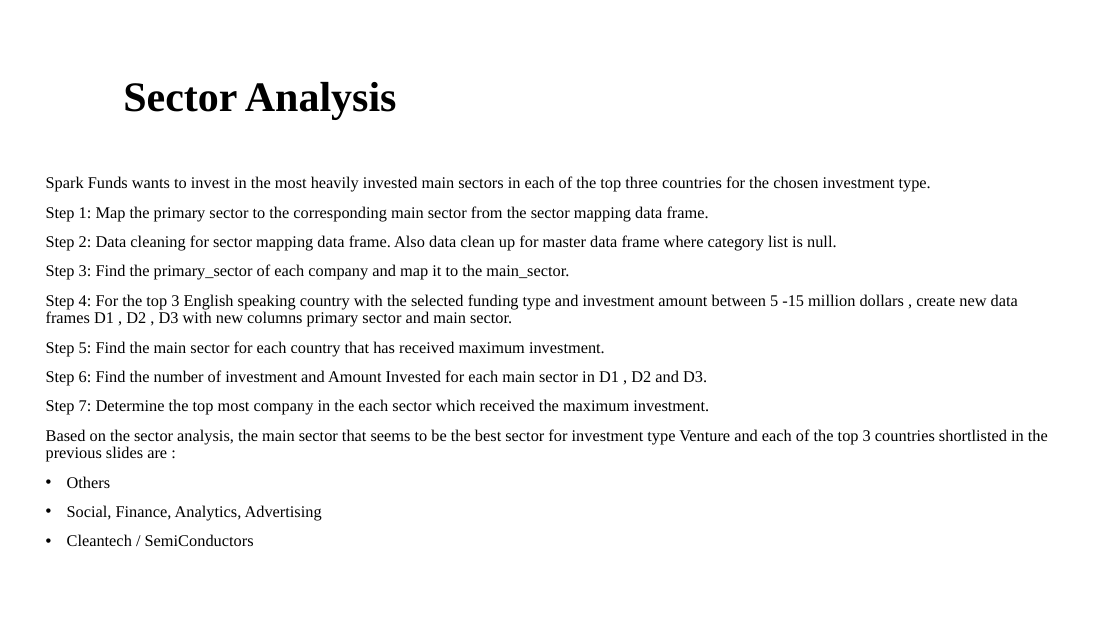
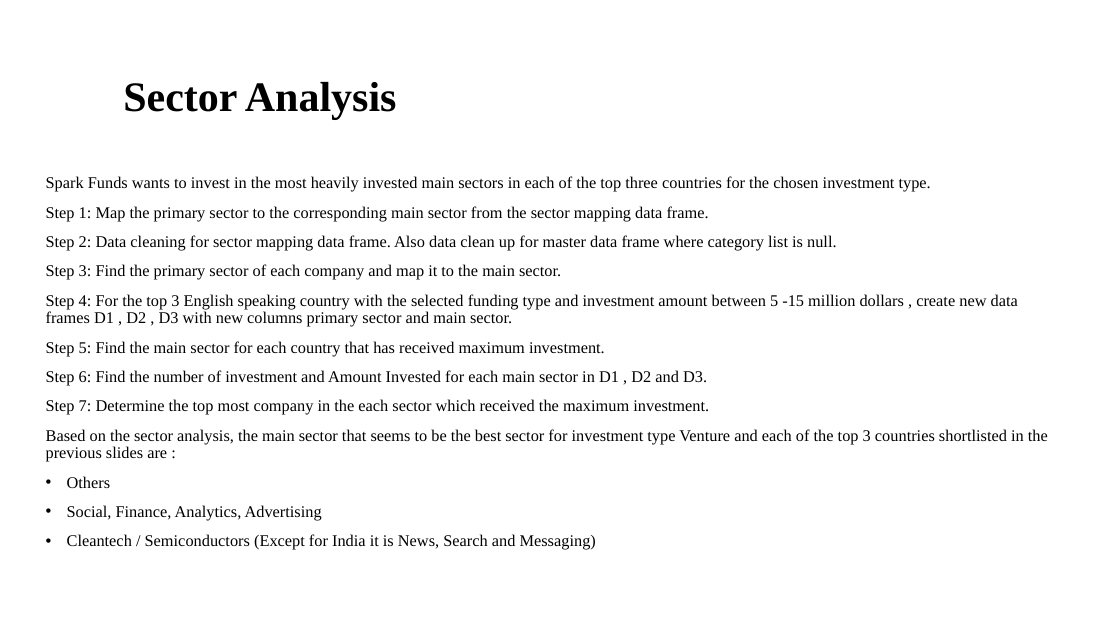
Before and after one commit to annamalaig/DSGroupProject, a slide deck: slide 6 of Data/Spark Funds Presentation.pptx. Drawn at 1120x630 pixels with LibreOffice and Linux fonts; fonts in the diff are those of the drawing; background and template pictures are left out. Boxes give left, top, right and bottom in pixels: in the first picture for what was removed or moved away, otherwise in the second. Text is boxed around its words. In the diff, an @@ line names an element or a change of style, - is before the commit and + after.

```diff
--- a/Data/Spark Funds Presentation.pptx
+++ b/Data/Spark Funds Presentation.pptx
@@ text at (46,264,561,280): text changed @@
-Step 3: Find the primary_sector of each company and map it to the main_sector.
+Step 3: Find the primary sector of each company and map it to the main sector.
@@ text at (67,534,596,550): text changed @@
-• Cleantech / SemiConductors
+• Cleantech / Semiconductors (Except for India it is News, Search and Messaging)
```
